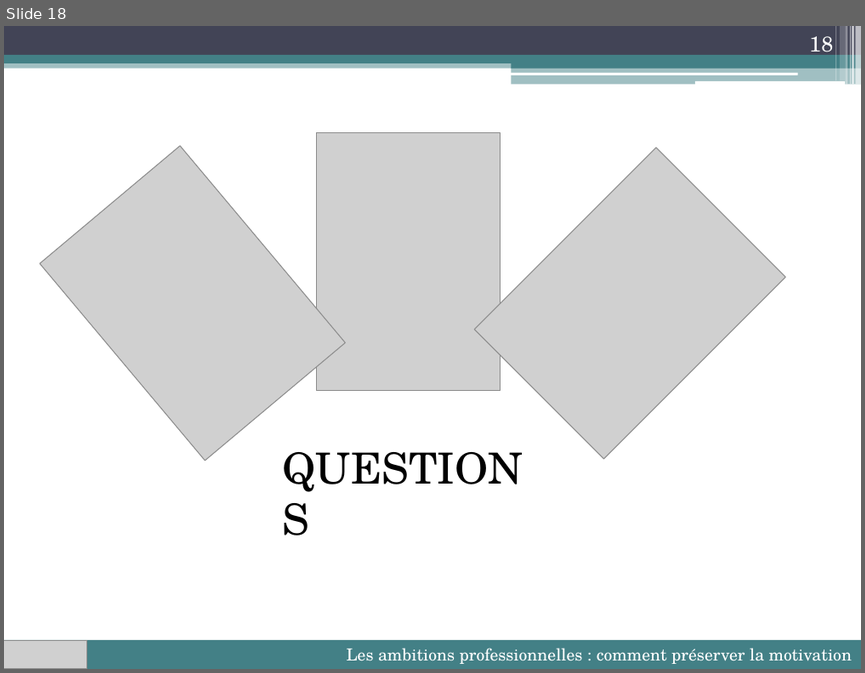
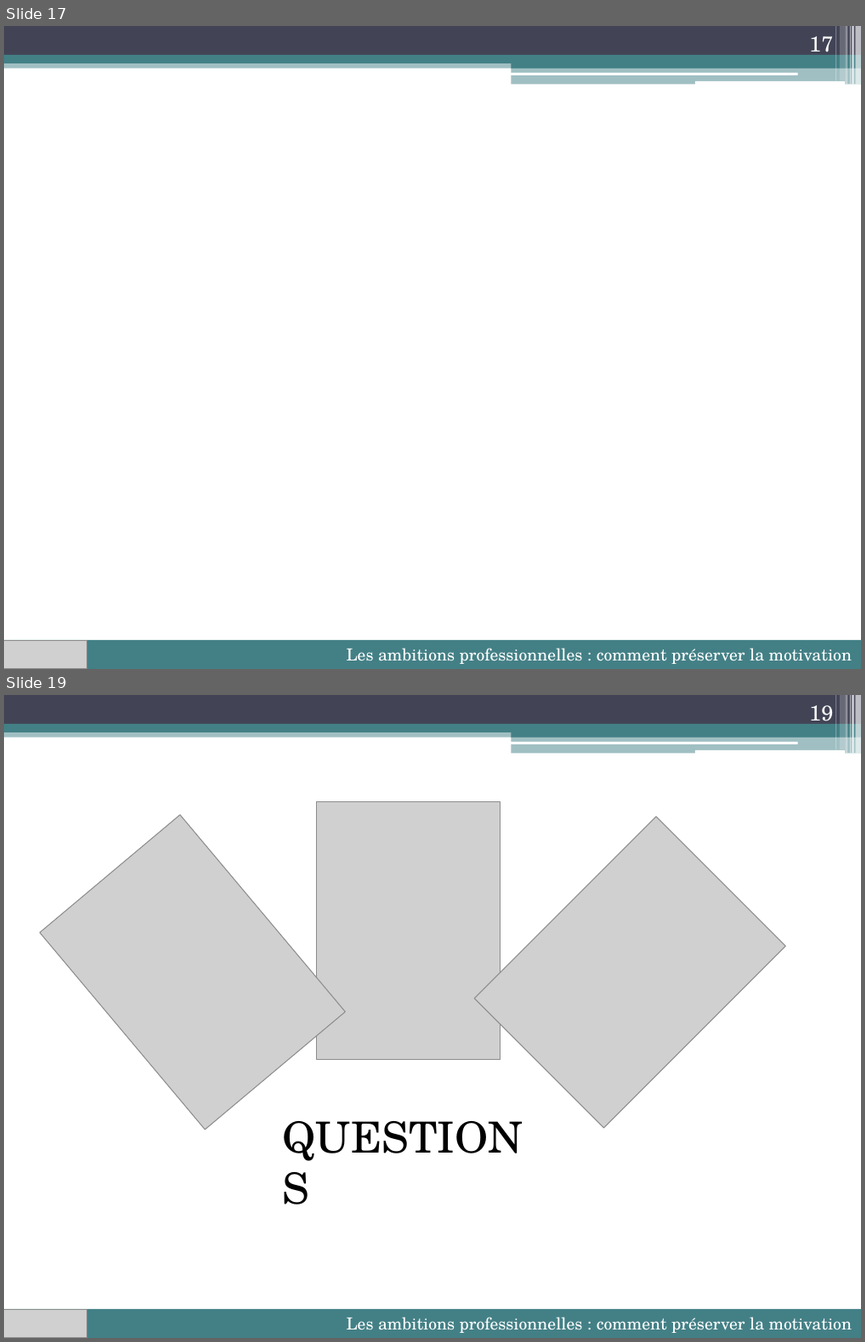
Before and after one commit to lioubouchkin/soutenance, a slide deck: Soutenance.pptx. Shown one above the other, each under a label of ours: slide 18 before the commit, slides 17 and 19 after it; the slides between them are not shown. The pictures are 865x673 and 865x1342 pixels, drawn with LibreOffice and Linux fonts; fonts in the diff are those of the drawing; grey boxes stand for pictures. Boxes give left, top, right and bottom in pixels: in the first picture for what was removed or moved away, otherwise in the second. Text is boxed around its words. In the diff, an @@ line names an element or a change of style, - is before the commit and + after.

```diff
--- a/Soutenance.pptx
+++ b/Soutenance.pptx
@@ slide 17 added at (4,26,861,669), background #FFFFFF; not listed: 13 template elements that a slide beside it also shows @@
@@ page number added at (809,36,833,58), 18 pt, text #FFFFFF @@
+17
@@ rectangle added at (4,640,861,669), fill #438086, 14 pt, text #FFFFFF @@
+Les ambitions professionnelles : comment préserver la motivation
@@ picture added at (4,641,87,669) @@
@@ what was slide 18 is now slide 19 @@
@@ page number at (809,705,833,727): text changed @@
-18
+19
```
Also in this commit, not shown: 16 slides changed, 1 other file.
